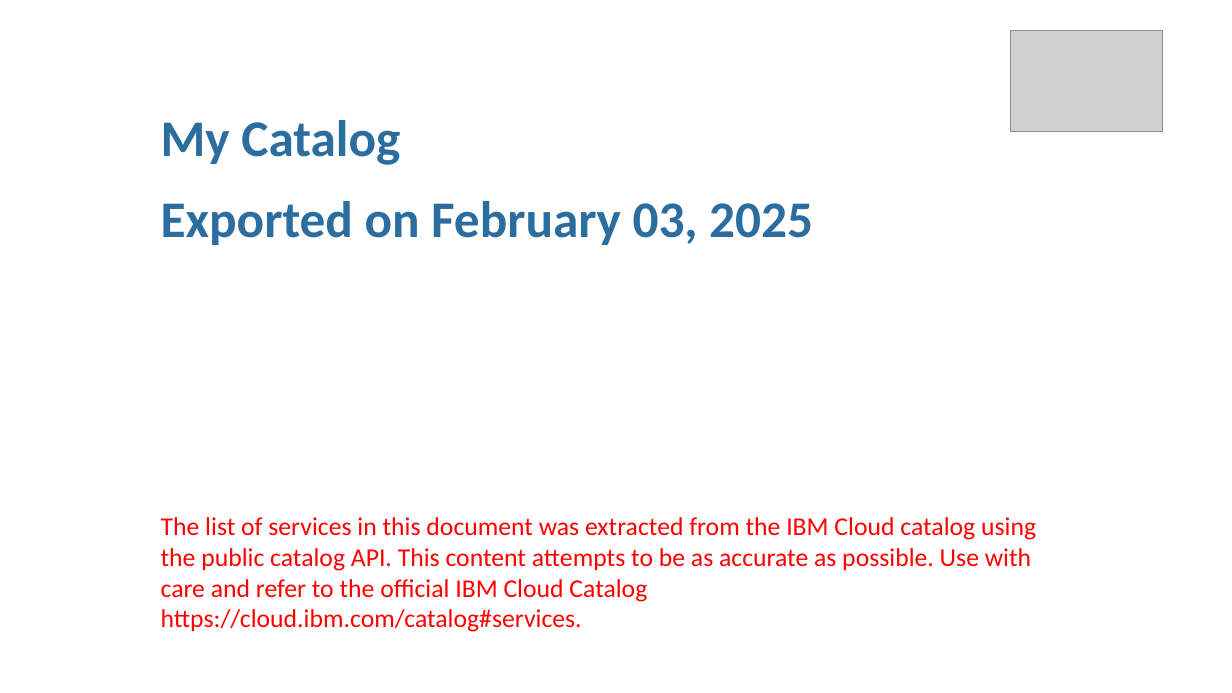
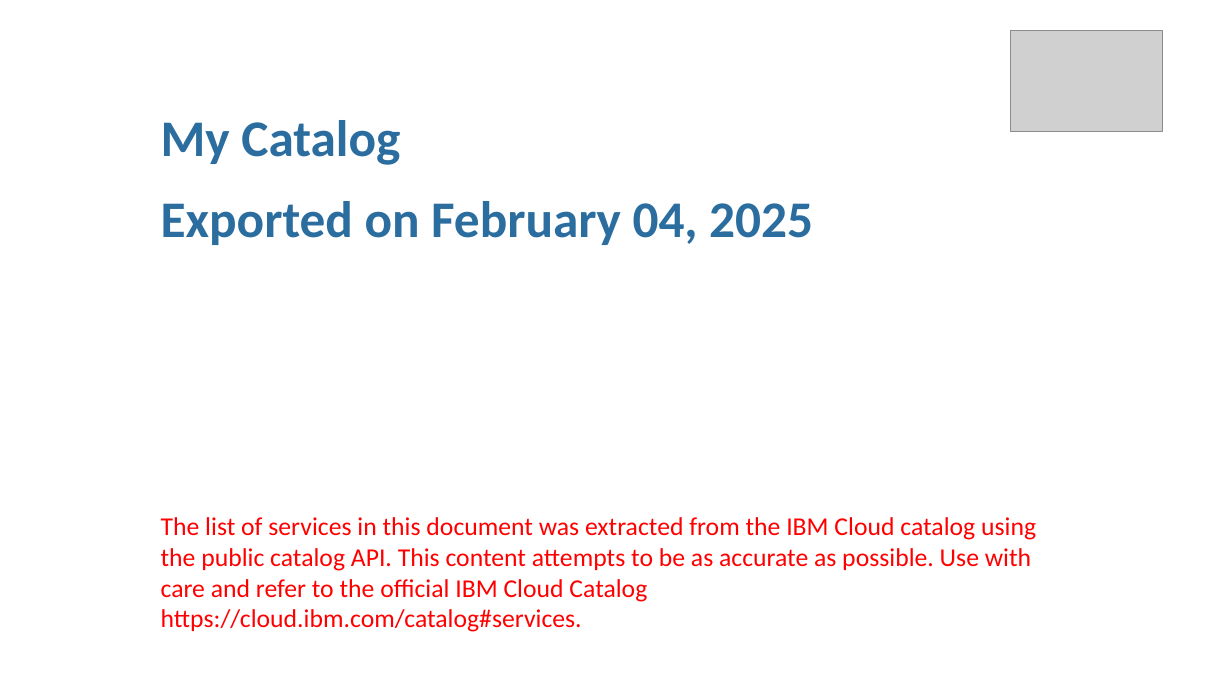
Before and after one commit to l2fprod/mycatalog, a slide deck: slide 1 of docs/generated/mycatalog.pptx. Drawn at 1232x693 pixels with LibreOffice and Linux fonts; fonts in the diff are those of the drawing; grey boxes stand for pictures. Boxes give left, top, right and bottom in pixels: in the first picture for what was removed or moved away, otherwise in the second. Text is boxed around its words. In the diff, an @@ line names an element or a change of style, - is before the commit and + after.

```diff
--- a/docs/generated/mycatalog.pptx
+++ b/docs/generated/mycatalog.pptx
@@ text at (x1=161, y1=201, x2=813, y2=245): text changed @@
-Exported on February 03, 2025
+Exported on February 04, 2025
```
Also in this commit, not shown: 7 other files.
